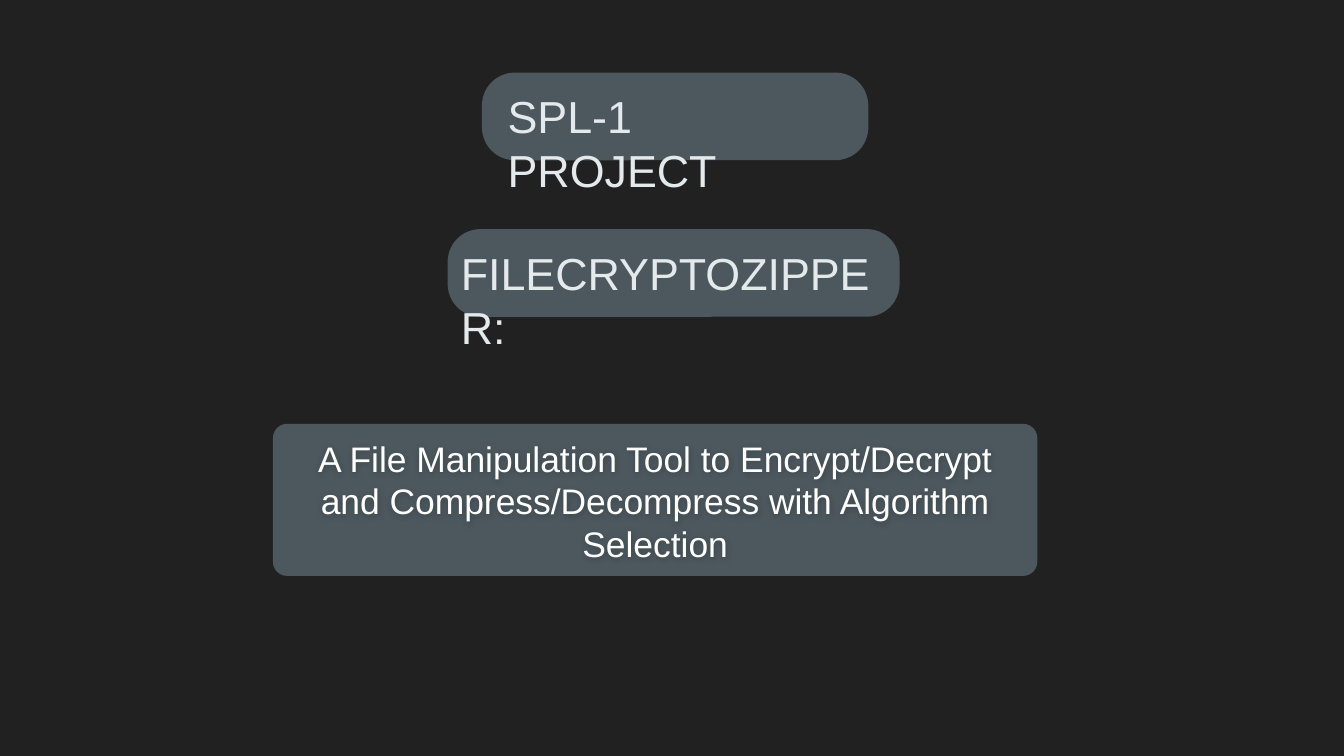
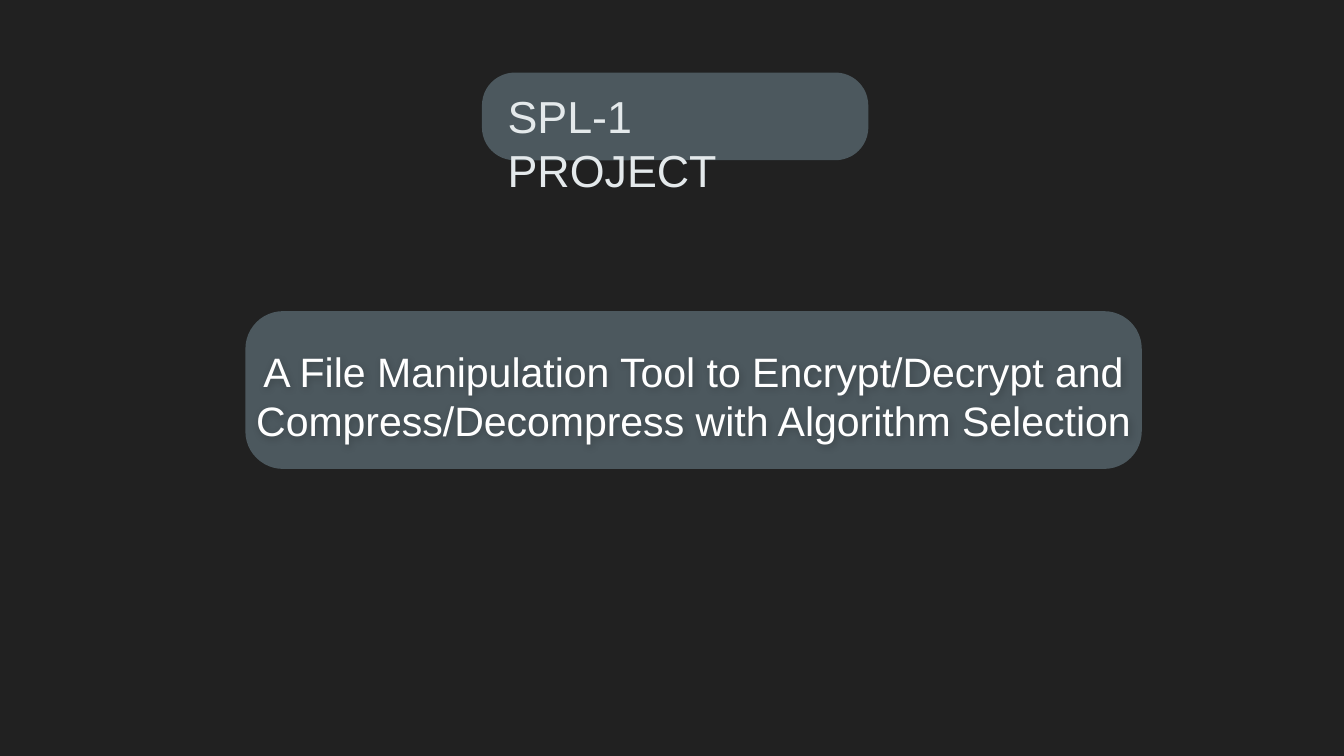
Before and after one commit to Tashrif-007/SPL-1, a slide deck: slide 1 of SPL-Doc/1448_SPL-1_Presentation.pptx. Drawn at 1344x756 pixels with LibreOffice and Linux fonts; fonts in the diff are those of the drawing; background and template pictures are left out. Boxes give left, top, right and bottom in pixels: in the first picture for what was removed or moved away, otherwise in the second. Text is boxed around its words. In the diff, an @@ line names an element or a change of style, - is before the commit and + after.

```diff
--- a/SPL-Doc/1448_SPL-1_Presentation.pptx
+++ b/SPL-Doc/1448_SPL-1_Presentation.pptx
@@ rounded rectangle removed at [448, 228, 899, 316] @@
@@ text removed at [448, 239, 899, 306] @@
-FILECRYPTOZIPPER:
@@ title "A File Manipulation Tool to ...": place and size @@
-title "A File Manipulation Tool to ..." at [318, 446, 992, 558]
+title "A File Manipulation Tool to ..." at [256, 357, 1131, 444]
@@ title "A File Manipulation Tool to ..." at [256, 357, 1131, 444]: size 19 to 22 pt @@
@@ rounded rectangle: place and size @@
-rounded rectangle at [273, 423, 1038, 575]
+rounded rectangle at [246, 312, 1142, 469]
@@ rounded rectangle at [246, 312, 1142, 469]: proportions changed @@
```
Also in this commit, not shown: 1 other slide changed, 7 other files.
